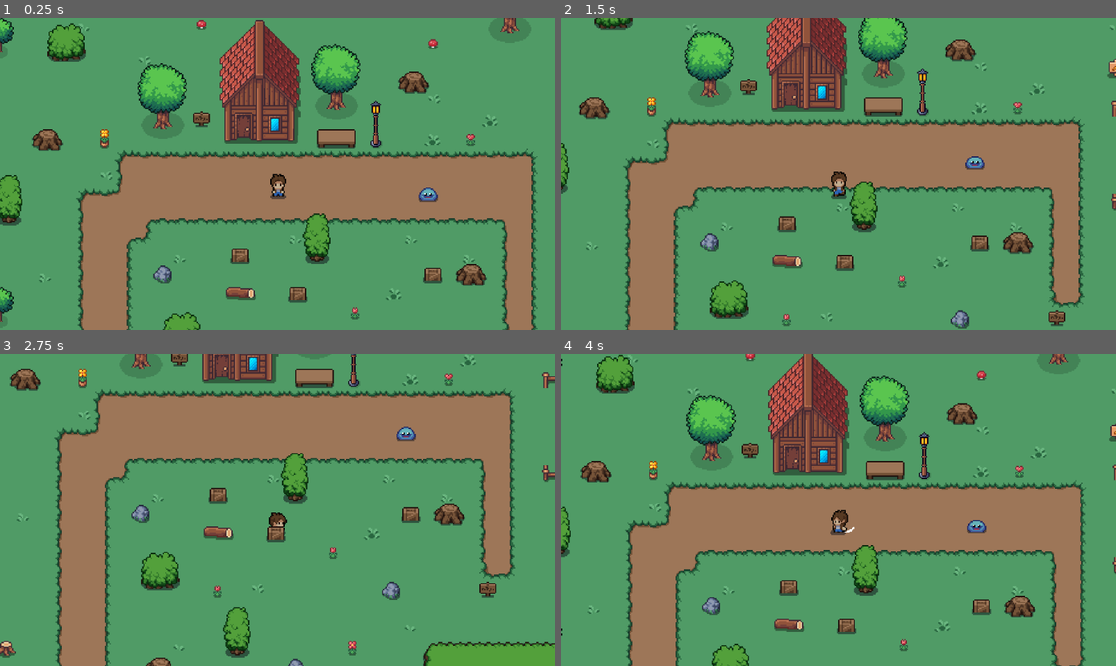
Above: before the commit, frames 1-4 (two rows, left to right).
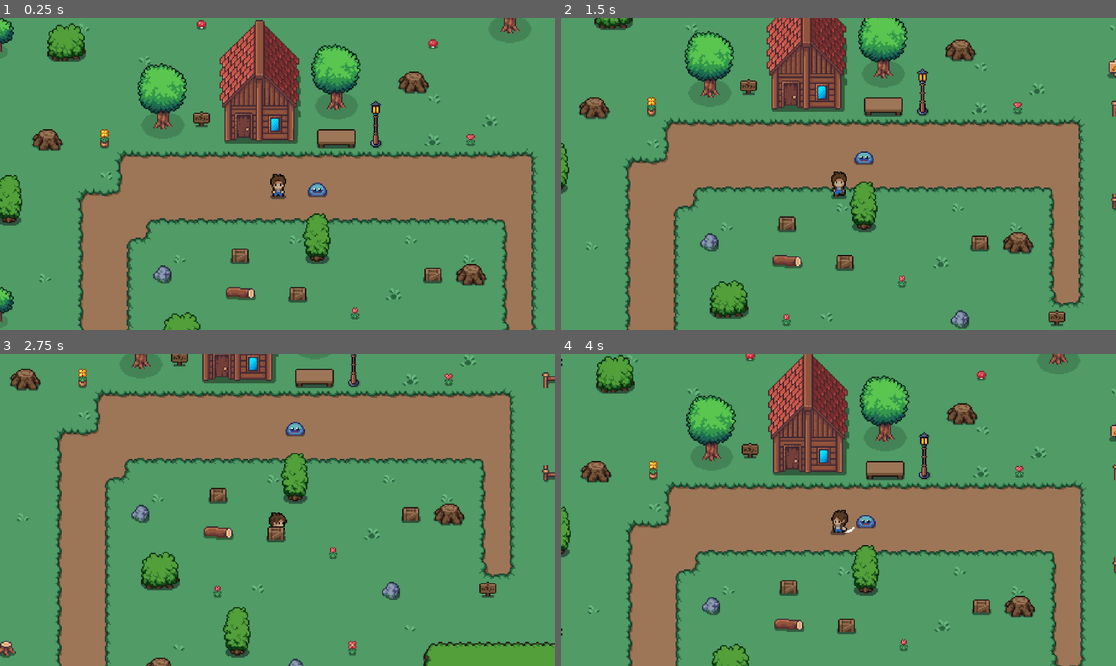
Above: after the commit, the same moments.

Repository: RAnami156/RPG-game
Game: Godot game, scene res://scene/world.tscn
Two runs of this game, one before a commit and one after it. Both use one fixed random seed, a clock stepped at 60 frames per second and the inputs below.
Inputs (mouse positions are in pixels of both pictures, inside the frame that each line leads up to):
- Up to frame 1 (0.25 s): no input
- Up to frame 2 (1.5 s): move the mouse to (960, 158) at 0.52 s; hold D (right) 0.53-1.28 s; click (960, 158) at 0.6 s; move the mouse to (727, 189) at 1.27 s; hold S (down) from 1.28 s (still down); tap Shift (run) at 1.35 s
- Up to frame 3 (2.75 s): move the mouse to (333, 441) at 2.02 s; release S (down) at 2.03 s; hold D (right) from 2.03 s (still down); click (333, 441) at 2.1 s
- Up to frame 4 (4 s): move the mouse to (810, 572) at 2.77 s; release D (right) at 2.78 s; hold W (up) 2.78-3.53 s; tap Shift (run) at 2.85 s; move the mouse to (1005, 556) at 3.52 s; hold A (left) from 3.53 s (still down); click (1005, 556) at 3.6 s

The runs differ from the first frame. In frame 1, 0.3% of the frame differs, in the area x 55-79%, y 52-60%; in frame 2, 0.3%; in frame 3, 0.3%, in the area x 51-75%, y 21-29%; in frame 4, 0.3%.

Commit message:
enemy 0.3

Diff:
--- a/project.godot
+++ b/project.godot
@@ -14,6 +14,10 @@
 run/main_scene="res://scene/world.tscn"
 config/features=PackedStringArray("4.3", "Forward Plus")
 config/icon="res://icon.svg"
+
+[autoload]
+
+Global="*res://script/global.gd"
 
 [input]
 
--- a/scene/enemy.gd
+++ /dev/null
@@ -1,26 +0,0 @@
-extends CharacterBody2D
-
-@onready var anim = $AnimatedSprite2D
-var speed = 50
-var player = null
-var dd = false
-
-func _physics_process(delta: float) -> void:
-	if player:
-		var dir = (player.position - position).normalized()
-		velocity = dir * speed
-		move_and_slide()
-		anim.play("Walk")
-		anim.flip_h = dir.x < 0
-	else:
-		velocity = Vector2.ZERO
-		anim.play("Idle")
-
-func _on_detector_body_entered(body: Node2D) -> void:
-	if body.name == "player":
-		player = body
-
-
-func _on_detector_body_exited(body: Node2D) -> void:
-	if body.name == "player":
-		player = null
--- a/scene/enemy.tscn
+++ b/scene/enemy.tscn
@@ -1,7 +1,27 @@
-[gd_scene load_steps=16 format=3 uid="uid://c537x7b50acea"]
+[gd_scene load_steps=21 format=3 uid="uid://c537x7b50acea"]
 
-[ext_resource type="Script" path="res://scene/enemy.gd" id="1_5v0jf"]
+[ext_resource type="Script" path="res://script/enemy.gd" id="1_5v0jf"]
 [ext_resource type="Texture2D" uid="uid://1in8w1eifrq2" path="res://slime.png" id="2_5vdto"]
+
+[sub_resource type="AtlasTexture" id="AtlasTexture_55atp"]
+atlas = ExtResource("2_5vdto")
+region = Rect2(0, 384, 32, 32)
+
+[sub_resource type="AtlasTexture" id="AtlasTexture_vs77o"]
+atlas = ExtResource("2_5vdto")
+region = Rect2(32, 384, 32, 32)
+
+[sub_resource type="AtlasTexture" id="AtlasTexture_g42wp"]
+atlas = ExtResource("2_5vdto")
+region = Rect2(64, 384, 32, 32)
+
+[sub_resource type="AtlasTexture" id="AtlasTexture_gt8w5"]
+atlas = ExtResource("2_5vdto")
+region = Rect2(96, 384, 32, 32)
+
+[sub_resource type="AtlasTexture" id="AtlasTexture_w8h56"]
+atlas = ExtResource("2_5vdto")
+region = Rect2(128, 384, 32, 32)
 
 [sub_resource type="AtlasTexture" id="AtlasTexture_ymgjg"]
 atlas = ExtResource("2_5vdto")
@@ -45,6 +65,26 @@
 
 [sub_resource type="SpriteFrames" id="SpriteFrames_vff81"]
 animations = [{
+"frames": [{
+"duration": 1.0,
+"texture": SubResource("AtlasTexture_55atp")
+}, {
+"duration": 1.0,
+"texture": SubResource("AtlasTexture_vs77o")
+}, {
+"duration": 1.0,
+"texture": SubResource("AtlasTexture_g42wp")
+}, {
+"duration": 1.0,
+"texture": SubResource("AtlasTexture_gt8w5")
+}, {
+"duration": 1.0,
+"texture": SubResource("AtlasTexture_w8h56")
+}],
+"loop": false,
+"name": &"Death",
+"speed": 5.0
+}, {
 "frames": [{
 "duration": 1.0,
 "texture": SubResource("AtlasTexture_ymgjg")
@@ -99,7 +139,7 @@
 
 [node name="AnimatedSprite2D" type="AnimatedSprite2D" parent="."]
 sprite_frames = SubResource("SpriteFrames_vff81")
-animation = &"Idle"
+animation = &"Death"
 offset = Vector2(0, 3)
 
 [node name="detector" type="Area2D" parent="."]
@@ -116,4 +156,3 @@
 shape = SubResource("CircleShape2D_04jut")
 
 [connection signal="body_entered" from="detector" to="." method="_on_detector_body_entered"]
-[connection signal="body_exited" from="detector" to="." method="_on_detector_body_exited"]
--- a/scene/world.tscn
+++ b/scene/world.tscn
@@ -479,7 +479,10 @@
 y_sort_enabled = true
 
 [node name="enemy" parent="." instance=ExtResource("11_iep8j")]
-position = Vector2(708, 305)
+position = Vector2(616, 301)
+
+[node name="enemy2" parent="." instance=ExtResource("11_iep8j")]
+position = Vector2(278, 322)
 
 [node name="TileMap" type="TileMap" parent="."]
 y_sort_enabled = true
@@ -514,4 +517,5 @@
 polygon = PackedVector2Array(3, 656, 1148, 655, 1151, 4, -1, 1, 0, 650, -55, 620, -84, -53, 998, -45, 1213, -26, 1217, 686, -6, 688)
 
 [node name="CollisionPolygon2D3" type="CollisionPolygon2D" parent="collision"]
-polygon = PackedVector2Array(0, 173, 237, 170, 236, 2, 1, 1)
+position = Vector2(-2, -1)
+polygon = PackedVector2Array(0, 173, 237, 170, 236, 2, 1, 1, 0.956425, 8.4949)
--- /dev/null
+++ b/script/enemy.gd
@@ -0,0 +1,35 @@
+extends CharacterBody2D
+
+@onready var anim = $AnimatedSprite2D
+var speed = 50
+var player = null
+var dd = false
+#var health = Global.enemy_health
+
+func _physics_process(delta: float) -> void:
+	var health = Global.enemy_health
+
+	if health <= 0:
+		health = 0
+		anim.play("Death")
+		await anim.animation_finished
+		self.queue_free()
+	else:
+		if player:
+			var dir = (player.position - position).normalized()
+			velocity = dir * speed
+			move_and_slide()
+			anim.play("Walk")
+			anim.flip_h = dir.x < 0
+		else:
+			velocity = Vector2.ZERO
+			anim.play("Idle")
+
+#func _on_detector_body_entered(body: Node2D) -> void:
+	#if body.name == "player":
+		#player = body
+#
+#
+#func _on_detector_body_exited(body: Node2D) -> void:
+	#if body.name == "player":
+		#player = null
--- /dev/null
+++ b/script/global.gd
@@ -0,0 +1,3 @@
+extends Node
+
+var  enemy_health = 100
--- a/script/player.gd
+++ b/script/player.gd
@@ -12,15 +12,14 @@
 var speed = 100
 var idle_dir = DOWN
 var can_move = true
-var enemy = false
 
 func _physics_process(delta: float) -> void:
-	#print(enemy)
 	if !can_move:
 		return
 
 	run()
 	if Input.is_action_just_pressed("attack"):
+
 		attack()
 	elif  Input.is_action_pressed("up") :
 		up_move()
@@ -100,9 +99,5 @@
 
 func _on_hit_box_body_entered(body: Node2D) -> void:
 	if body.name == "enemy":
-		enemy = true
-
-
-func _on_hit_box_body_exited(body: Node2D) -> void:
-	if body.name == "enemy":
-		enemy = false
+		Global.enemy_health -= 20
+		print(Global.enemy_health)
